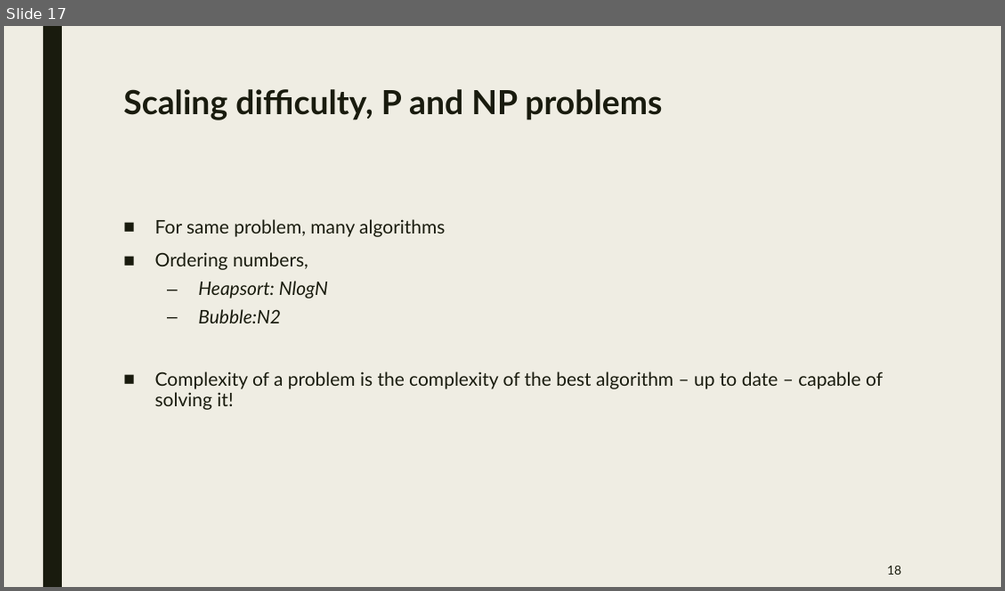
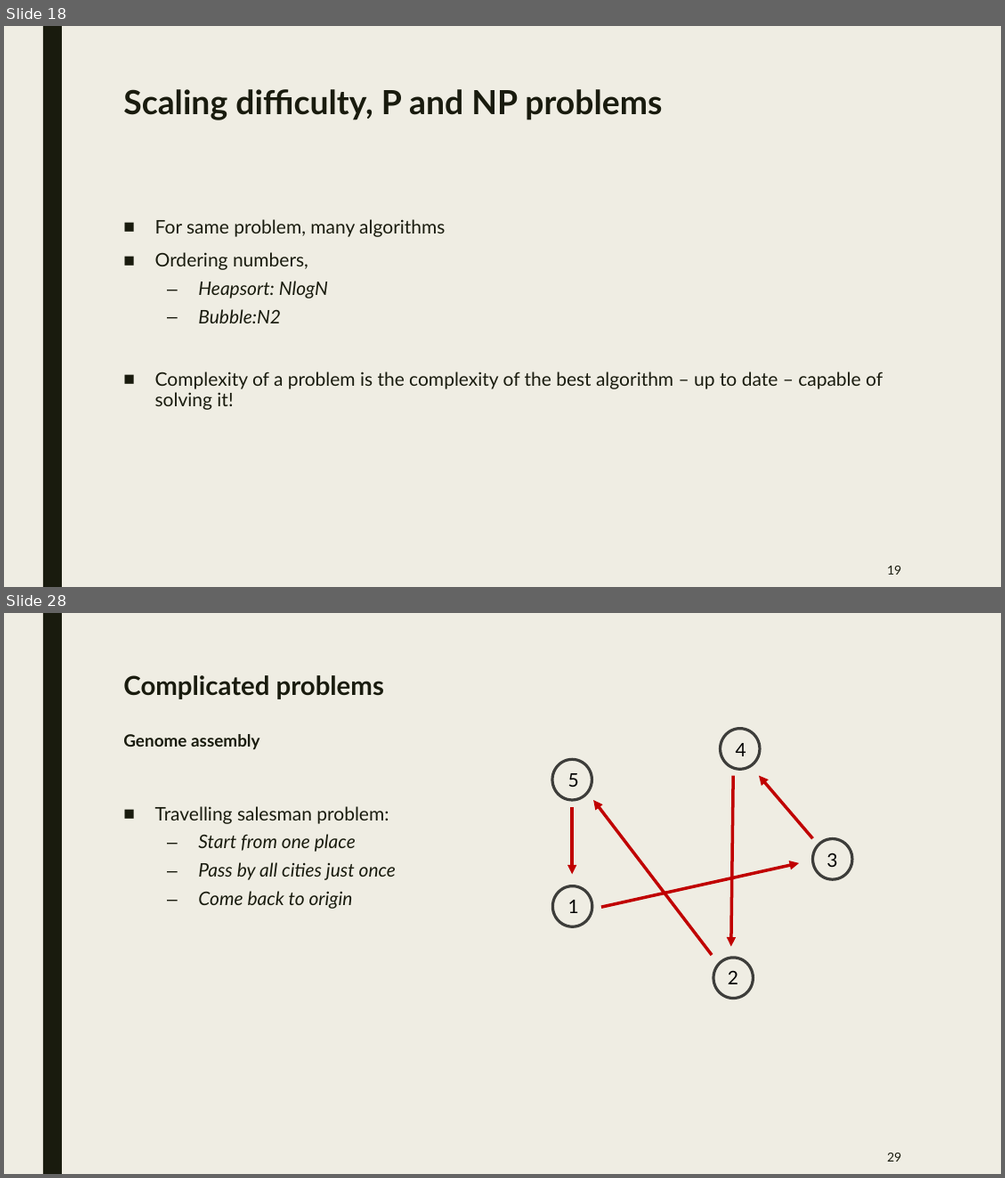
Before and after one commit to jurtasun/presentations, a slide deck: 202306_LMS_Complexity/202306_LMS_Complexity.ppt. Shown one above the other, each under a label of ours: slide 17 before the commit, slides 18 and 28 after it; the slides between them are not shown. The pictures are 1005x591 and 1005x1178 pixels, drawn with LibreOffice and Linux fonts; fonts in the diff are those of the drawing. Boxes give left, top, right and bottom in pixels: in the first picture for what was removed or moved away, otherwise in the second. Text is boxed around its words. In the diff, an @@ line names an element or a change of style, - is before the commit and + after.

```diff
--- a/202306_LMS_Complexity/202306_LMS_Complexity.ppt
+++ b/202306_LMS_Complexity/202306_LMS_Complexity.ppt
@@ slide 28 added at (4, 613, 1001, 1174), background #EFEDE3; not listed: 1 template element that a slide beside it also shows @@
@@ title added at (123, 675, 384, 749), 25.2 pt, text #191B0E, bold @@
+Complicated problems
+Genome assembly
@@ ellipse added at (720, 728, 760, 769), outline #3D3E3B 2.75 pt @@
@@ text added at (736, 743, 746, 756), 18 pt, text #000000 @@
+4
@@ ellipse added at (552, 760, 591, 800), outline #3D3E3B 2.75 pt @@
@@ text added at (568, 773, 579, 787), 18 pt, text #000000 @@
+5
@@ arrow added from (733, 775) to (731, 947), #C00000 3 pt @@
@@ arrow added from (813, 838) to (759, 775), #C00000 3 pt @@
@@ text added at (155, 806, 396, 908), 18 pt, text #191B0E, italic @@
+■ Travelling salesman problem:
+  – Start from one place
+  – Pass by all cities just once
+  – Come back to origin
@@ arrow added from (573, 807) to (573, 874), #C00000 3 pt @@
@@ arrow added from (712, 955) to (593, 800), #C00000 3 pt @@
@@ ellipse added at (813, 839, 853, 879), outline #3D3E3B 2.75 pt @@
@@ text added at (826, 852, 837, 867), 18 pt, text #000000 @@
+3
@@ arrow added from (601, 907) to (799, 863), #C00000 3 pt @@
@@ ellipse added at (553, 886, 592, 926), outline #3D3E3B 2.75 pt @@
@@ text added at (568, 900, 579, 913), 18 pt, text #000000 @@
+1
@@ ellipse added at (713, 957, 753, 998), outline #3D3E3B 2.75 pt @@
@@ text added at (728, 970, 738, 984), 18 pt, text #000000 @@
+2
@@ page number added at (887, 1152, 901, 1161), 12 pt, text #191B0E @@
+29
@@ what was slide 17 is now slide 18 @@
@@ page number at (887, 565, 901, 574): text changed @@
-18
+19
```
Also in this commit, not shown: 2 slides changed, 13 other slides added, 4 slides removed, 1 other file.
